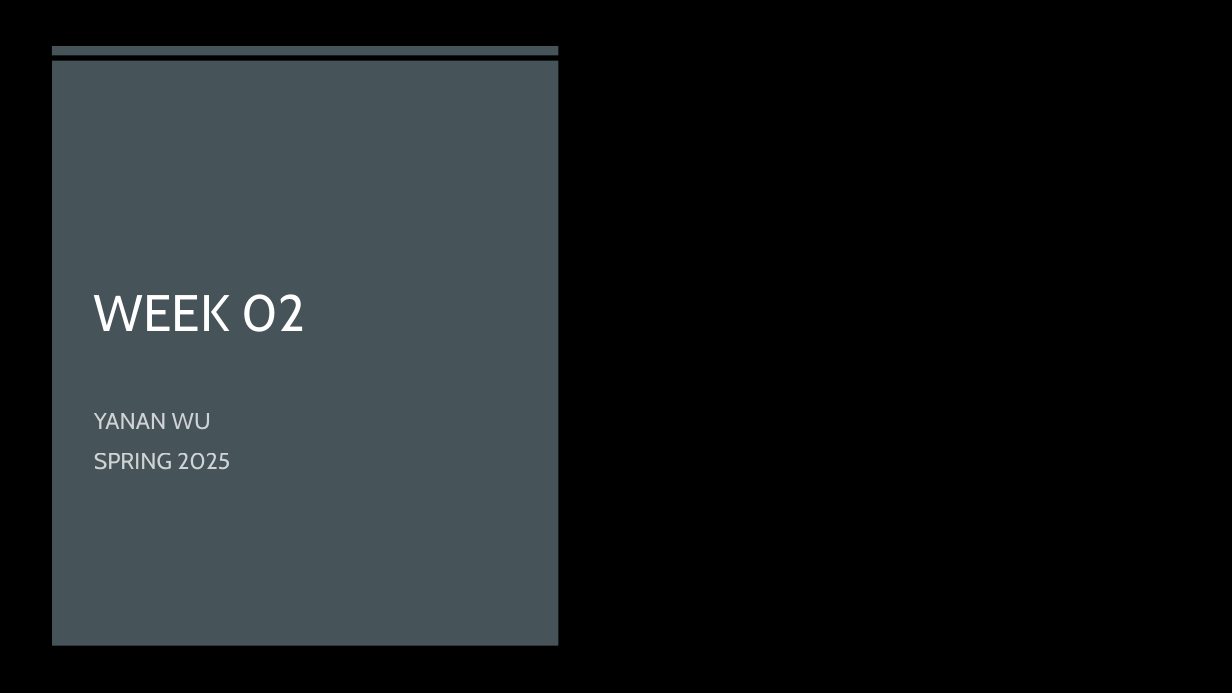
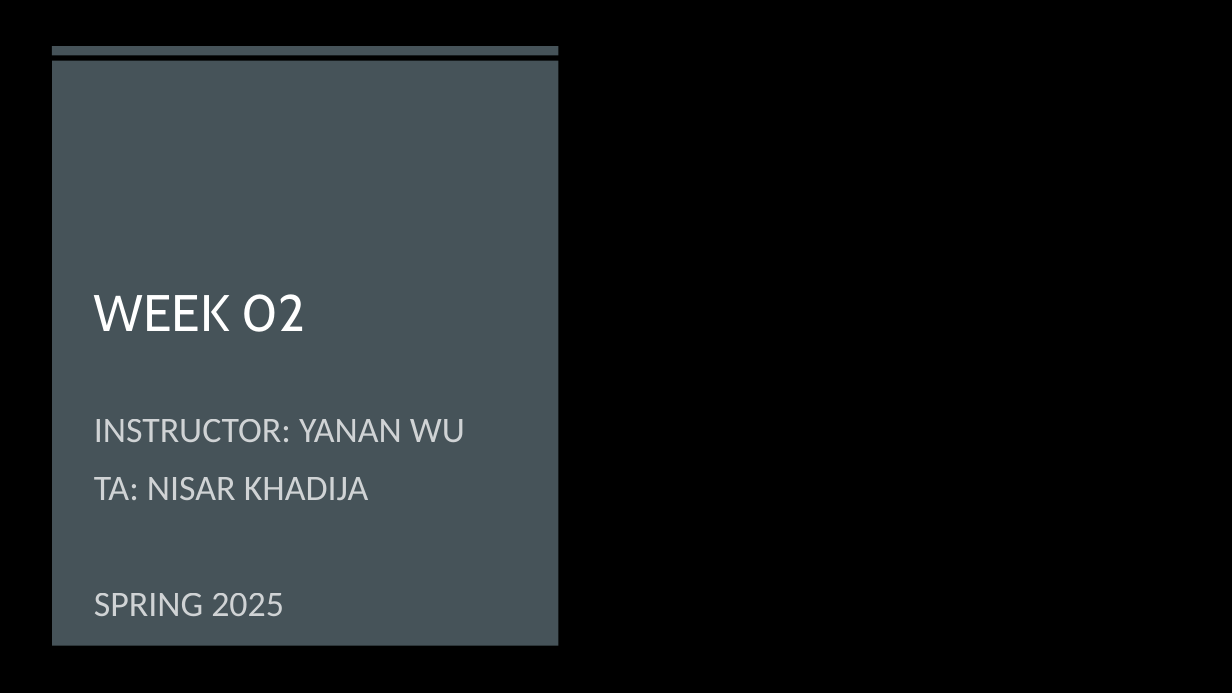
Before and after one commit to gisynw/geog-247, a slide deck: slide 1 of docs/Lectures/Week02/Week02_Intro.pptx. Drawn at 1232x693 pixels with LibreOffice and Linux fonts; fonts in the diff are those of the drawing; background and template pictures are left out. Boxes give left, top, right and bottom in pixels: in the first picture for what was removed or moved away, otherwise in the second. Text is boxed around its words. In the diff, an @@ line names an element or a change of style, - is before the commit and + after.

Commit message:
update week 01 materials

```diff
--- a/docs/Lectures/Week02/Week02_Intro.pptx
+++ b/docs/Lectures/Week02/Week02_Intro.pptx
@@ subtitle at (94,419,465,500): text changed; size 18 to 28 pt; font Cabin to Calibri @@
-YANAN WU
+INSTRUCTOR: YANAN WU
+TA: NISAR KHADIJA
@@ subtitle at (94,593,284,616): size 18 to 28 pt, font Cabin to Calibri in "SPRING 2025"; more space between paragraphs @@
```
Also in this commit, not shown: 5 slides removed, 5 other files.
